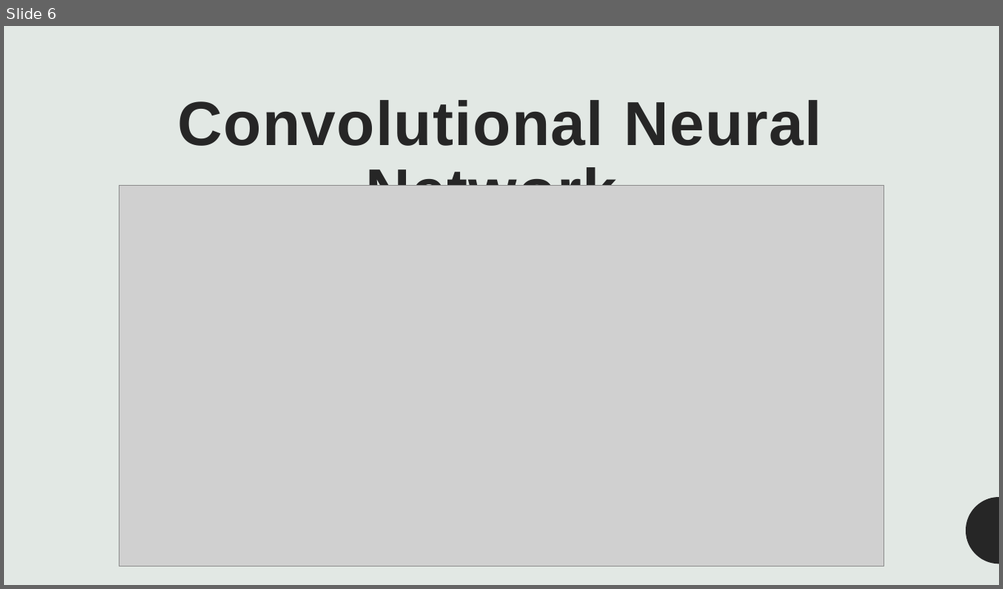
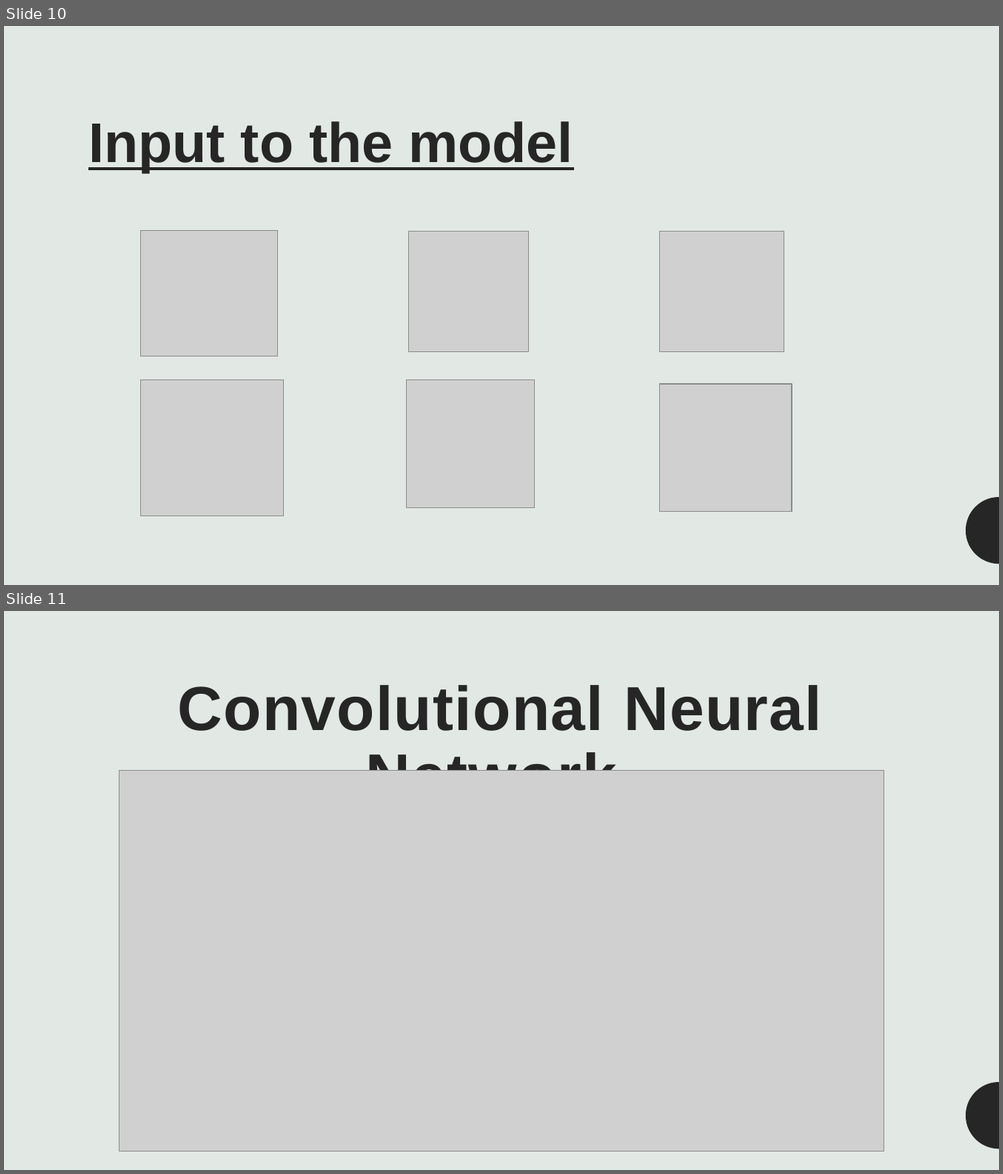
Before and after one commit to Gourav1695/BTech_major_project, a slide deck: BTech_Final_Project_Handwritting_analysis.pptx. Shown one above the other, each under a label of ours: slide 6 before the commit, slides 10 and 11 after it. The pictures are 1003x589 and 1003x1174 pixels, drawn with LibreOffice and Linux fonts; fonts in the diff are those of the drawing; grey boxes stand for pictures. Boxes give left, top, right and bottom in pixels: in the first picture for what was removed or moved away, otherwise in the second. Text is boxed around its words. In the diff, an @@ line names an element or a change of style, - is before the commit and + after.

```diff
--- a/BTech_Final_Project_Handwritting_analysis.pptx
+++ b/BTech_Final_Project_Handwritting_analysis.pptx
@@ slide 10 added at box(4, 26, 999, 585), background #E2E8E4; not listed: 1 template element that a slide beside it also shows @@
@@ text added at box(88, 121, 572, 173), 54 pt, text #262626, bold, underline @@
+Input to the model
@@ picture added at box(141, 230, 278, 357) @@
@@ picture added at box(408, 231, 529, 352) @@
@@ picture added at box(660, 231, 784, 352) @@
@@ picture added at box(141, 380, 284, 516) @@
@@ picture added at box(406, 380, 534, 508) @@
@@ picture added at box(660, 384, 792, 512) @@
@@ what was slide 6 is now slide 11 @@
```
Also in this commit, not shown: 4 slides changed, 5 other slides added, 1 other file.
